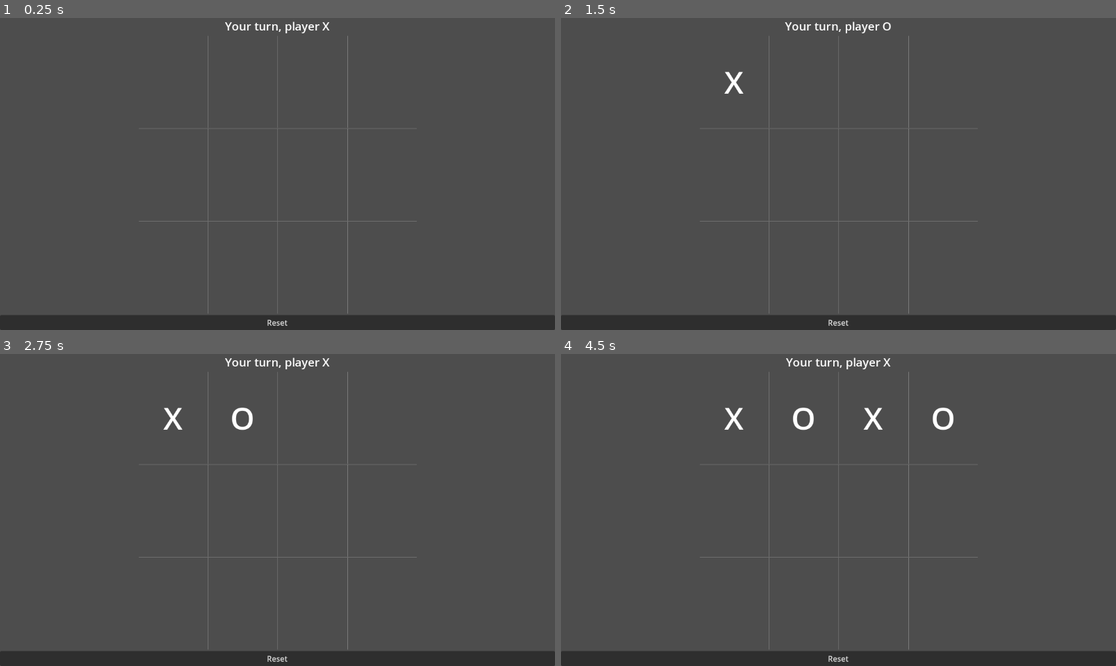
Above: before the commit, frames 1-4 (two rows, left to right).
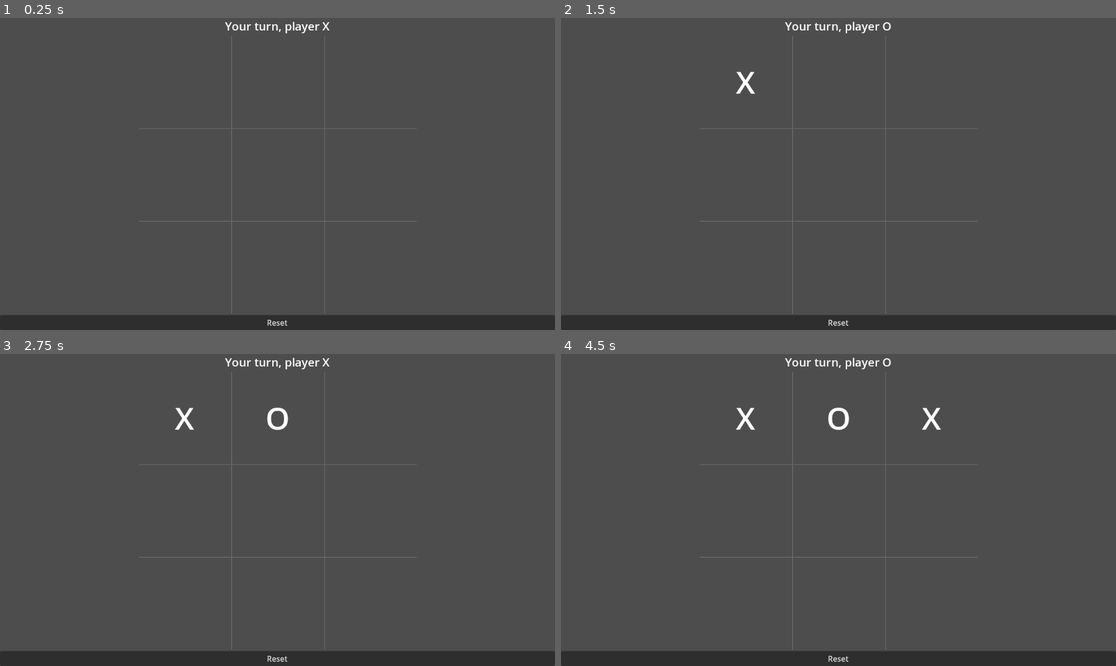
Above: after the commit, the same moments.

Repository: TheSecondReal0/caci-tictactoe
Game: Godot game, scene res://main/main.tscn
The game is run twice, just before and just after one commit, with the same random seed, the same clock (stepped at 60 frames per second) and the same inputs.
Inputs (mouse positions are in pixels of both pictures, inside the frame that each line leads up to):
- Up to frame 1 (0.25 s): no input
- Up to frame 2 (1.5 s): click "Reset" at 0.5 s; click (733, 80) at 1.27 s
- Up to frame 3 (2.75 s): click (244, 416) at 2.02 s
- Up to frame 4 (4.5 s): click "O" at 2.75 s; click (871, 416) at 3.52 s; click (932, 416) at 4.27 s

The runs differ from the first frame. In frame 1, 0.4% of the frame differs, in the area x 37-63%, y 5-95%; in frame 2, 0.6%; in frame 3, 0.9%; in frame 4, 1.4%, in the area x 29-71%, y 1-95%.

Commit message:
improved board scaling with non-square dimensions

Diff:
--- a/main/main.gd
+++ b/main/main.gd
@@ -9,6 +9,7 @@
 
 @export_group("internal")
 @export var title: Label
+@export var board_container: AspectRatioContainer
 @export var board_node: BoardNode
 @export var reset_button: Button
 
@@ -68,6 +69,10 @@
 
 	board_node.display_board(board)
 
+	# update board aspect ratio to match dimensions
+	# avoids stretched look/non square cells
+	board_container.ratio = dimensions.aspect()
+
 	current_player = 0
 	update_turn_text()
 
--- a/main/main.tscn
+++ b/main/main.tscn
@@ -6,7 +6,7 @@
 [sub_resource type="LabelSettings" id="LabelSettings_wufrj"]
 font_size = 24
 
-[node name="main" type="Control" node_paths=PackedStringArray("title", "board_node", "reset_button")]
+[node name="main" type="Control" node_paths=PackedStringArray("title", "board_container", "board_node", "reset_button")]
 layout_mode = 3
 anchors_preset = 15
 anchor_right = 1.0
@@ -14,8 +14,8 @@
 grow_horizontal = 2
 grow_vertical = 2
 script = ExtResource("1_meuwg")
-dimensions = Vector2i(4, 3)
 title = NodePath("VBoxContainer/title")
+board_container = NodePath("VBoxContainer/AspectRatioContainer")
 board_node = NodePath("VBoxContainer/AspectRatioContainer/board")
 reset_button = NodePath("VBoxContainer/reset")
 
